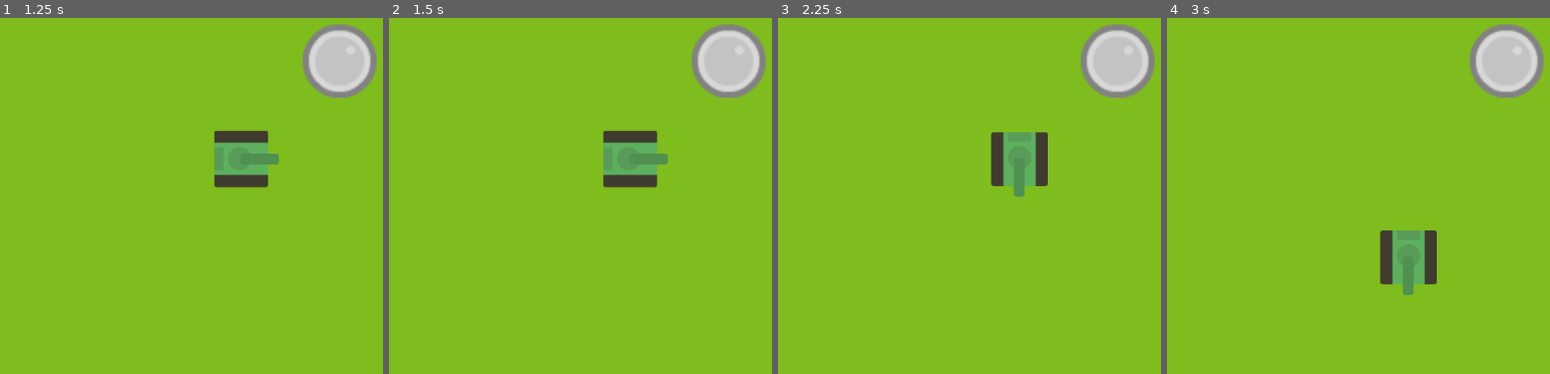
Above: before the commit, frames 1-4 (left to right).
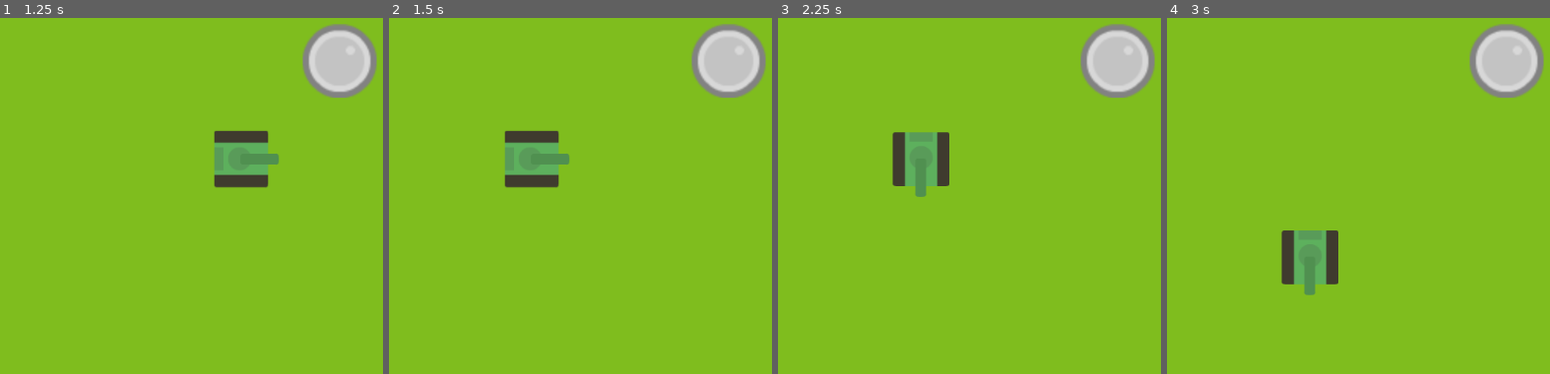
Above: after the commit, the same moments.

Repository: lendroit/tanktank
Game: Godot game, scene res://World.tscn
The game is run twice, just before and just after one commit, with the same random seed, the same clock (stepped at 60 frames per second) and the same inputs.
Inputs:
- Up to frame 1 (1.25 s): tap Enter (ui_accept) at 0.5, 0.77 s; hold Right (ui_right) from 0.53 s (still down)
- Up to frame 2 (1.5 s): tap Enter (ui_accept) at 1.25 s; release Right (ui_right) at 1.28 s; hold Down (ui_down) from 1.28 s (still down)
- Up to frame 3 (2.25 s): tap Enter (ui_accept) at 1.52, 2 s; release Down (ui_down) at 2.03 s; hold Right (ui_right) from 2.03 s (still down)
- Up to frame 4 (3 s): tap Enter (ui_accept) at 2.75 s; release Right (ui_right) at 2.78 s; hold Up (ui_up) from 2.78 s (still down)

Frame 1 is identical in both runs. In frame 2, 4.7% of the frame differs, in the area x 30-73%, y 31-48%; in frame 3, 4.7%; in frame 4, 4.7%.
Error before the commit: Invalid get index '2' (on base: 'Dictionary'). (res://Tank/Tank.gd:44)

Commit message:
bugfix: fix move backward

Diff:
--- a/Tank/Tank.gd
+++ b/Tank/Tank.gd
@@ -32,7 +32,7 @@
 	move(direction)
 
 func move_backward():
-	var opposite_direction = fmod(direction+2, 4)
+	var opposite_direction = Direction.DIRECTIONS_ORDER[fmod(direction+2, 4)]
 	move(opposite_direction)
 
 
